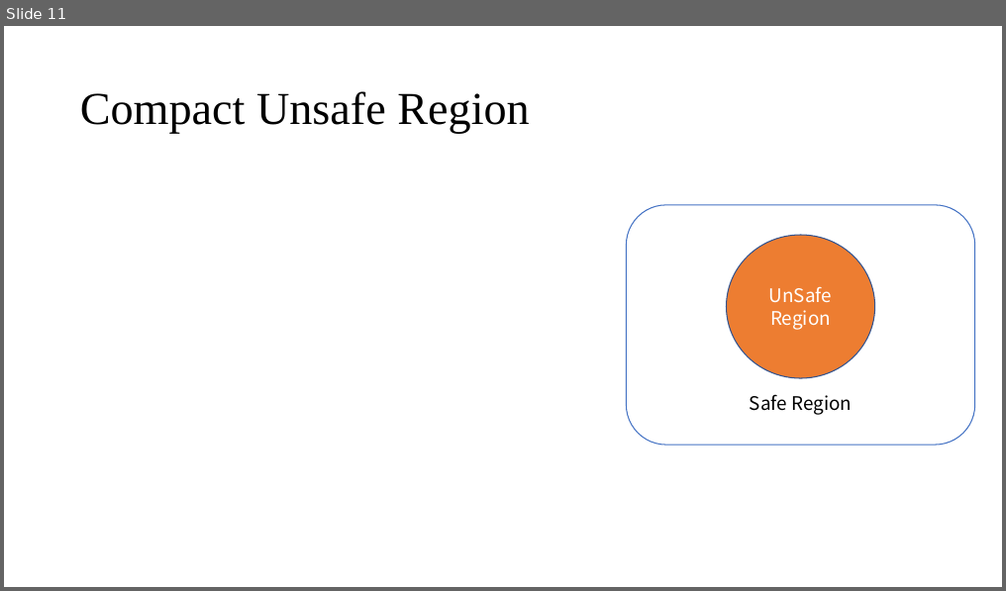
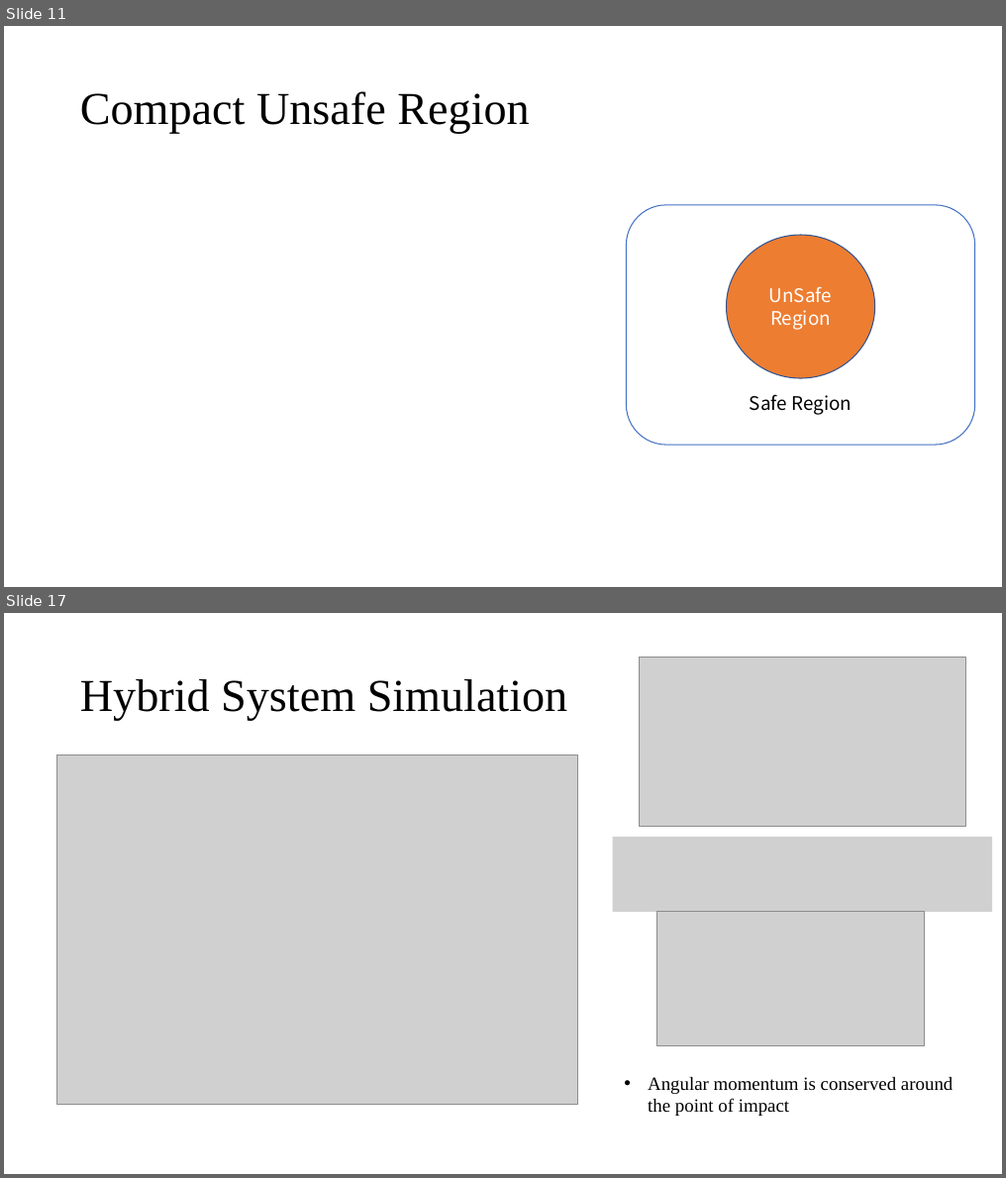
Before and after one commit to tcy1998/consensus-cbf, a slide deck: CBF_verify/CBF_verify.pptx. Shown one above the other, each under a label of ours: slide 11 before the commit, slides 11 and 17 after it; the slides between them are not shown. The pictures are 1006x591 and 1006x1178 pixels, drawn with LibreOffice and Linux fonts; fonts in the diff are those of the drawing; grey boxes stand for pictures. Boxes give left, top, right and bottom in pixels: in the first picture for what was removed or moved away, otherwise in the second. Text is boxed around its words. In the diff, an @@ line names an element or a change of style, - is before the commit and + after.

```diff
--- a/CBF_verify/CBF_verify.pptx
+++ b/CBF_verify/CBF_verify.pptx
@@ slide 17 added at (4,613,1002,1174), background #FFFFFF @@
@@ picture added at (640,657,966,826) @@
@@ title added at (80,679,568,721), 44 pt, text #000000 @@
+Hybrid System Simulation
@@ picture added at (56,756,578,1105) @@
@@ picture added at (613,837,992,912) @@
@@ picture added at (656,912,924,1047) @@
@@ text added at (648,1077,952,1116), 18 pt, text #000000 @@
+• Angular momentum is conserved around the point of impact
```
Also in this commit, not shown: 4 slides changed, 8 other slides added, 2 slides removed, 12 other files.
